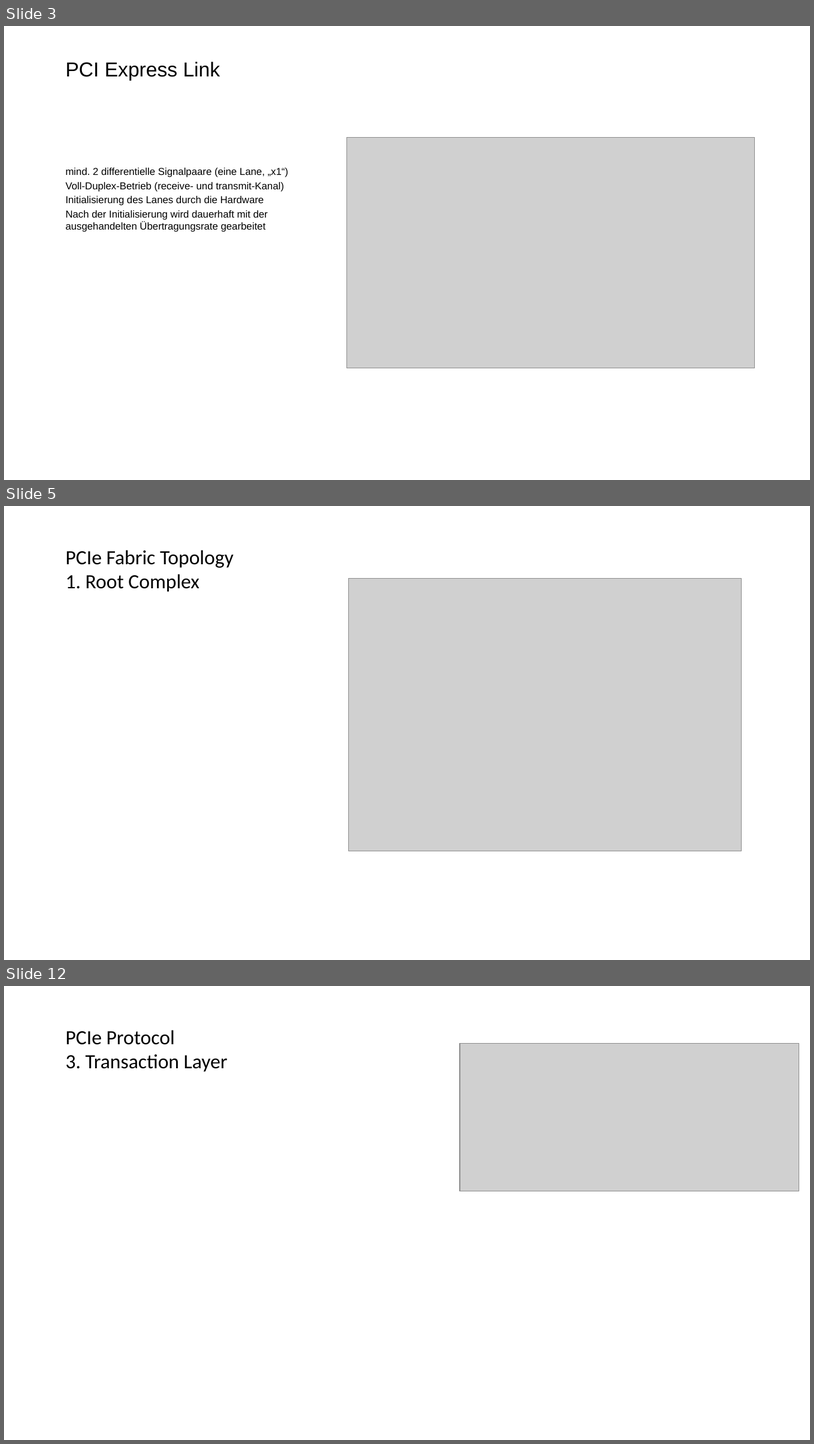
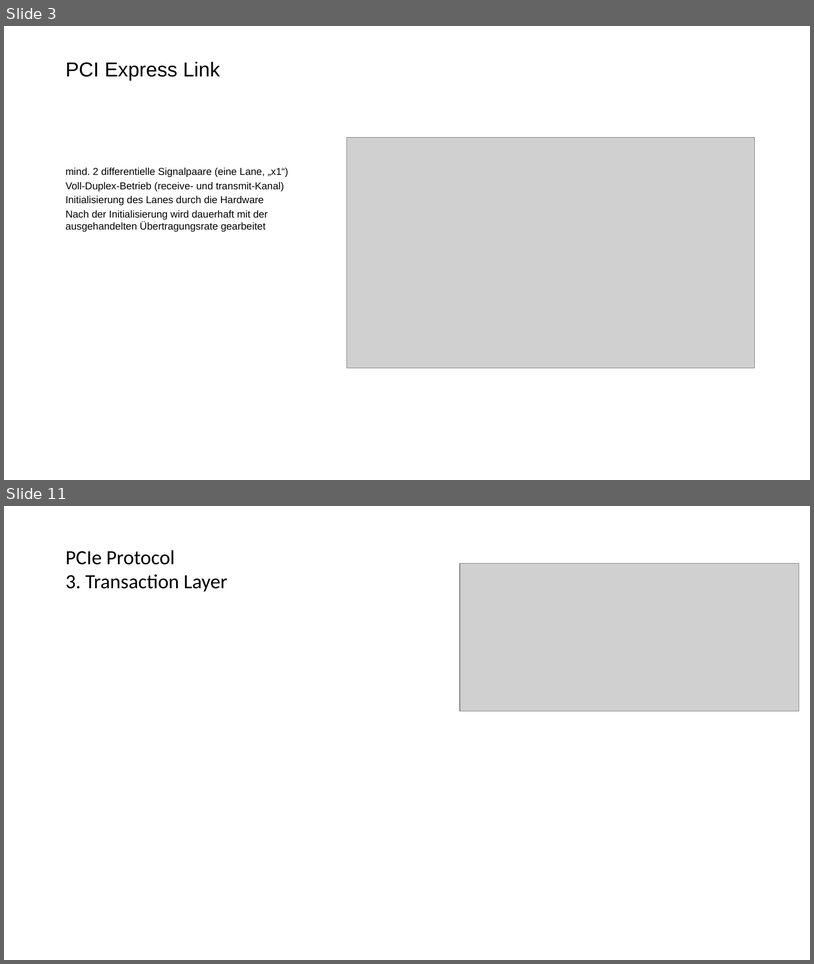
Before and after one commit to JustusDinera/Digitale-Signalverarbeitung, a slide deck: PCI Express.pptx. Shown one above the other, each under a label of ours: slides 3, 5 and 12 before the commit, slides 3 and 11 after it; the slides between them are not shown. The pictures are 814x1444 and 814x964 pixels, drawn with LibreOffice and Linux fonts; fonts in the diff are those of the drawing; grey boxes stand for pictures; background and template pictures are left out. Boxes give left, top, right and bottom in pixels: in the first picture for what was removed or moved away, otherwise in the second. Text is boxed around its words. In the diff, an @@ line names an element or a change of style, - is before the commit and + after.

```diff
--- a/PCI Express.pptx
+++ b/PCI Express.pptx
@@ slide 5 removed at bbox=[4, 506, 810, 960], background picture (left out) @@
@@ title removed at bbox=[66, 550, 234, 592] @@
-PCIe Fabric Topology
-1. Root Complex
@@ picture removed at bbox=[349, 579, 742, 851] @@
@@ what was slide 12 is now slide 11 @@
```
Also in this commit, not shown: 7 slides changed.
